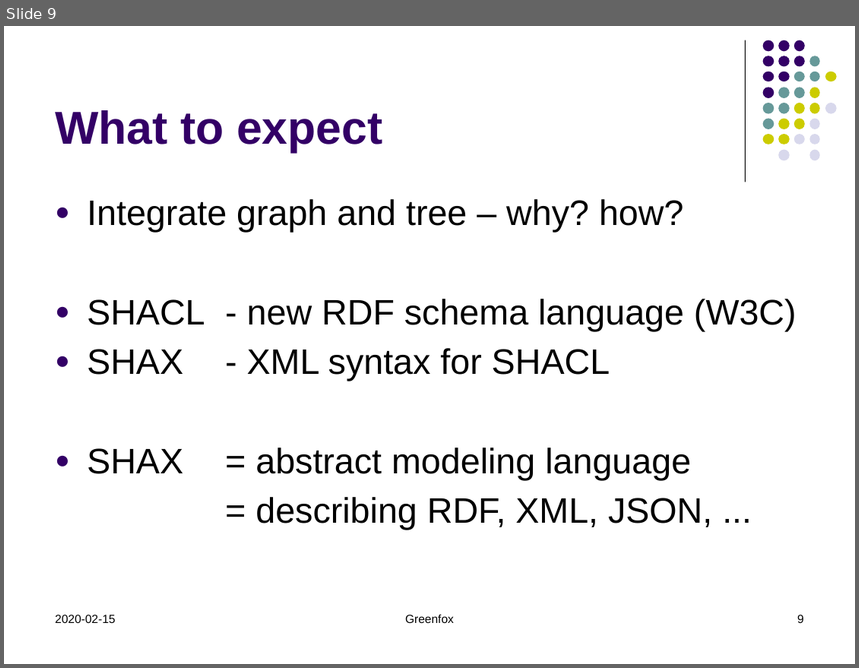
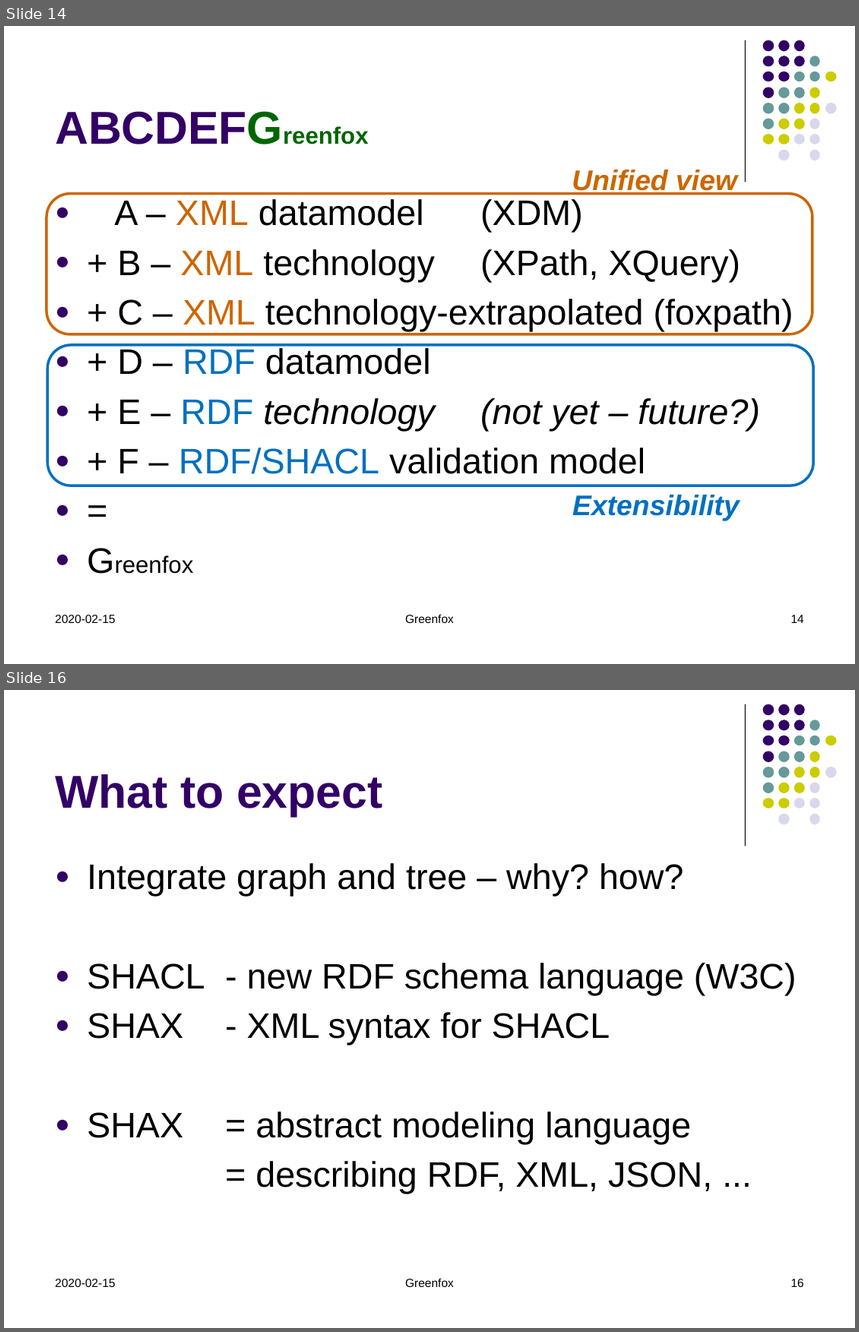
Before and after one commit to hrennau/greenfox, a slide deck: about/greenfox01.pptx. Shown one above the other, each under a label of ours: slide 9 before the commit, slides 14 and 16 after it; the slides between them are not shown. The pictures are 859x668 and 859x1332 pixels, drawn with LibreOffice and Linux fonts; fonts in the diff are those of the drawing. Boxes give left, top, right and bottom in pixels: in the first picture for what was removed or moved away, otherwise in the second. Text is boxed around its words. In the diff, an @@ line names an element or a change of style, - is before the commit and + after.

```diff
--- a/about/greenfox01.pptx
+++ b/about/greenfox01.pptx
@@ slide 14 added at box(4, 26, 855, 664), background #FFFFFF; not listed: 32 template elements that a slide beside it also shows @@
@@ title added at box(47, 37, 749, 158), 39 pt, text #006600, bold @@
+ABCDEFGreenfox
@@ text added at box(572, 170, 737, 195), 24 pt, text #CC6600, bold, italic @@
+Unified view
@@ rounded rectangle added at box(47, 194, 813, 334), outline #CC6600 2.25 pt @@
@@ text added at box(114, 199, 794, 474), 30 pt, text #000000 @@
+● A – XML datamodel (XDM)
+● + B – XML technology (XPath, XQuery)
+● + C – XML technology-extrapolated (foxpath)
+● + D – RDF datamodel
+● + E – RDF technology (not yet – future?)
+● + F – RDF/SHACL validation model
+● =
+● Greenfox
@@ rounded rectangle added at box(47, 345, 813, 486), outline #0070C0 2.25 pt @@
@@ text added at box(572, 495, 740, 522), 24 pt, text #0070C0, bold, italic @@
+Extensibility
@@ text added at box(55, 615, 115, 623), 10 pt, text #000000 @@
+2020-02-15
@@ text added at box(405, 614, 454, 623), 10 pt, text #000000 @@
+Greenfox
@@ page number added at box(791, 615, 804, 623), 10 pt, text #000000 @@
+14
@@ what was slide 9 is now slide 16 @@
@@ page number at box(791, 1279, 804, 1287): text changed @@
-9
+16
```
Also in this commit, not shown: 5 slides changed, 6 other slides added, 2 other files.
